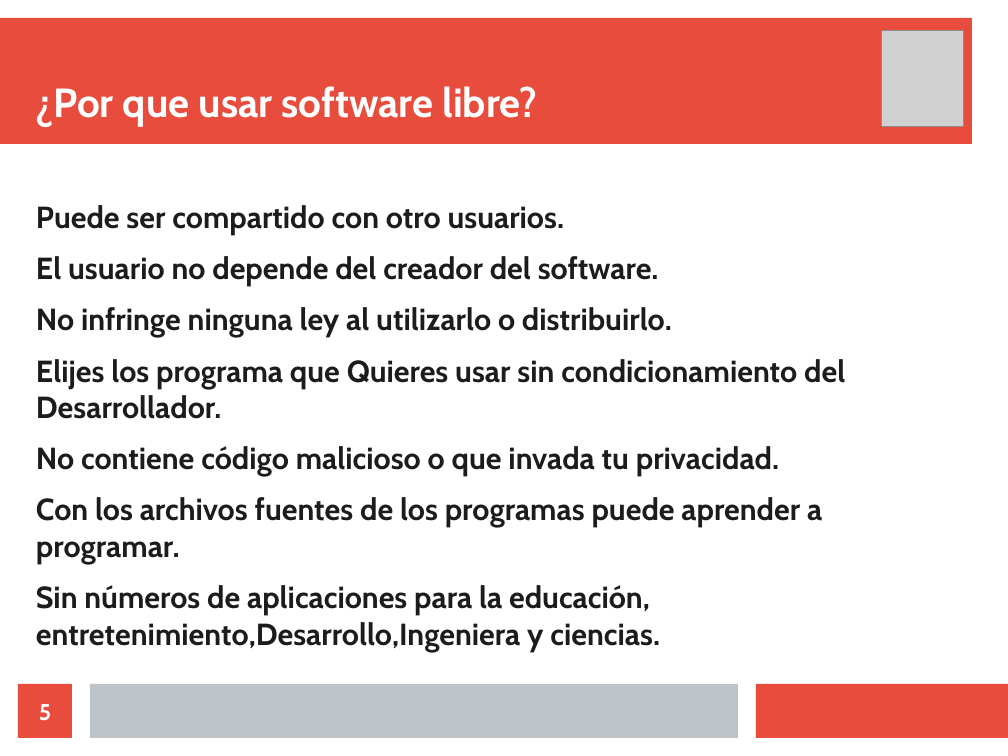
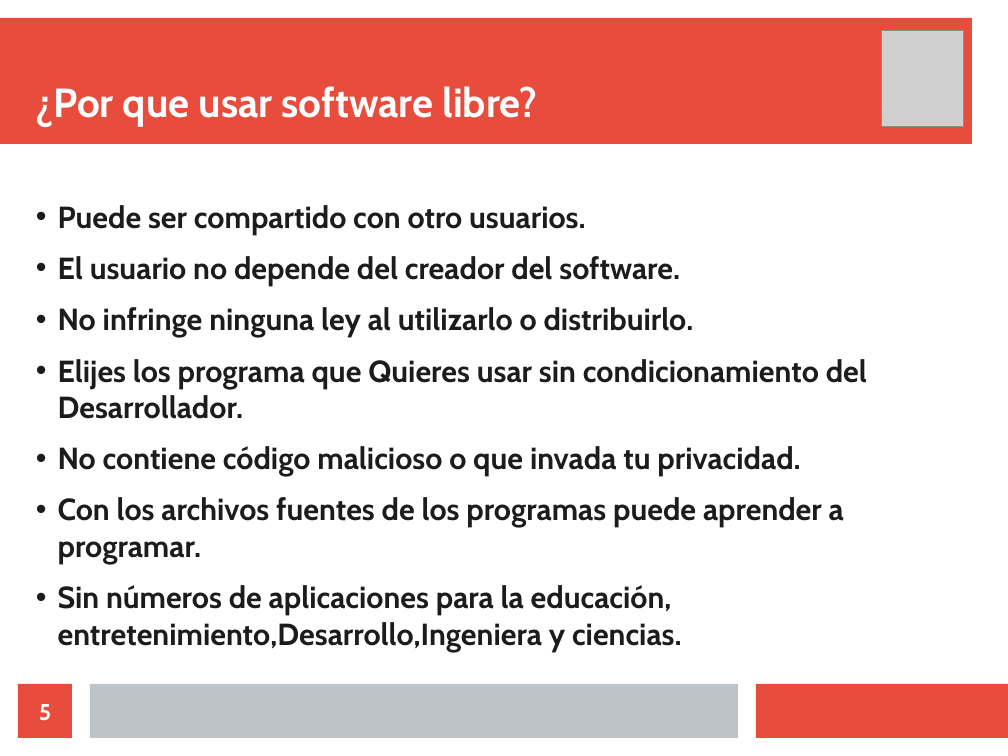
Before and after one commit to gacsnic/exposicion-software-libre, a slide deck: slide 5 of sotfwarelibre.odp. Drawn at 1008x756 pixels with LibreOffice and Linux fonts; fonts in the diff are those of the drawing; grey boxes stand for pictures. Boxes give left, top, right and bottom in pixels: in the first picture for what was removed or moved away, otherwise in the second. Text is boxed around its words. In the diff, an @@ line names an element or a change of style, - is before the commit and + after.

```diff
--- a/sotfwarelibre.odp
+++ b/sotfwarelibre.odp
@@ text "Puede ser compartido con otro ..." at <box>58,205,867,652</box>: bullet none to • @@
```
Also in this commit, not shown: 1 other slide changed, 2 slides added, 1 slide removed, 1 other file.
